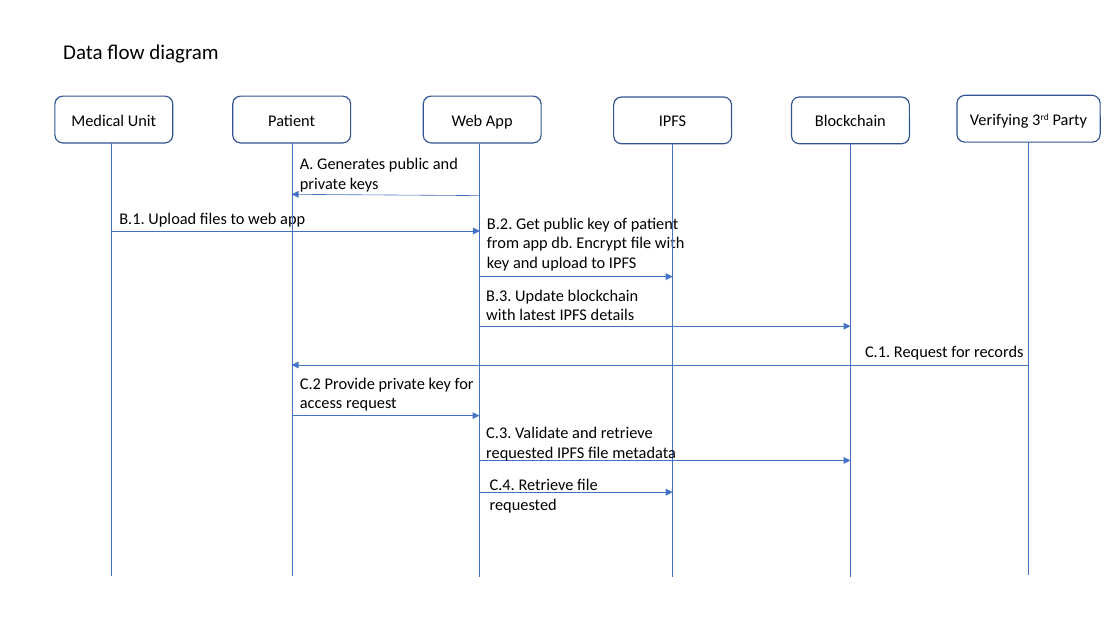
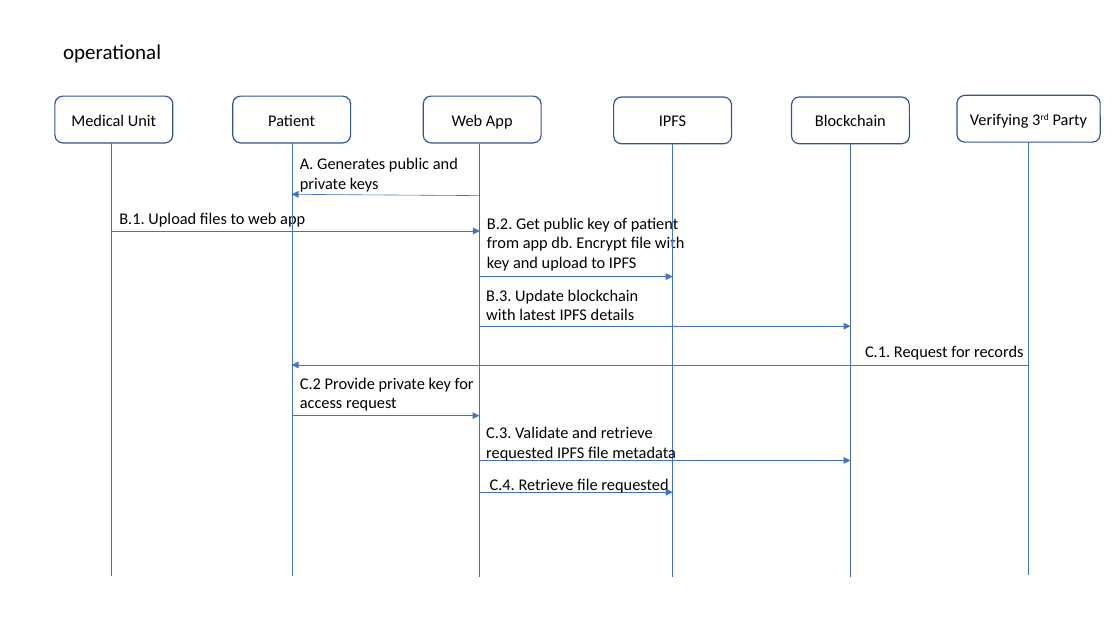
Before and after one commit to jengfad/capstone, a slide deck: slide 5 of jeng/diagrams/diagrams.pptx. Drawn at 1120x630 pixels with LibreOffice and Linux fonts; fonts in the diff are those of the drawing. Boxes give left, top, right and bottom in pixels: in the first picture for what was removed or moved away, otherwise in the second. Text is boxed around its words. In the diff, an @@ line names an element or a change of style, - is before the commit and + after.

Commit message:
jeng - ch4 updated transaction diagram

```diff
--- a/jeng/diagrams/diagrams.pptx
+++ b/jeng/diagrams/diagrams.pptx
@@ text at (63, 44, 161, 63): text changed @@
-Data flow diagram
+operational
@@ text "C.4. Retrieve file requested" rewrapped from (490, 478, 598, 513) to (490, 478, 668, 495) @@
```
